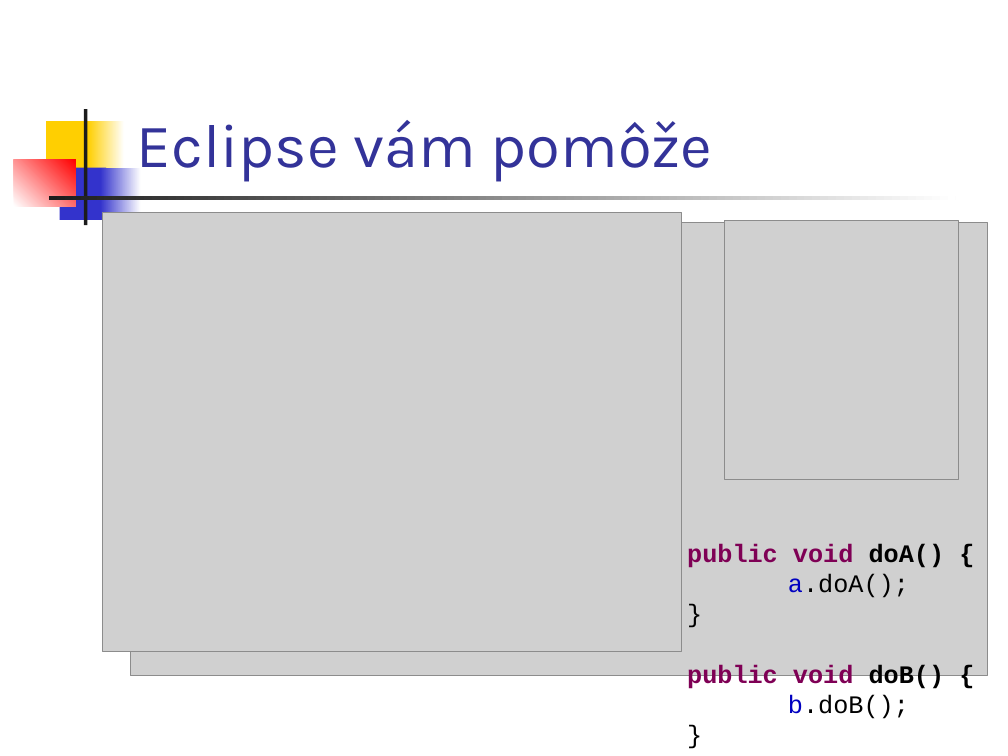
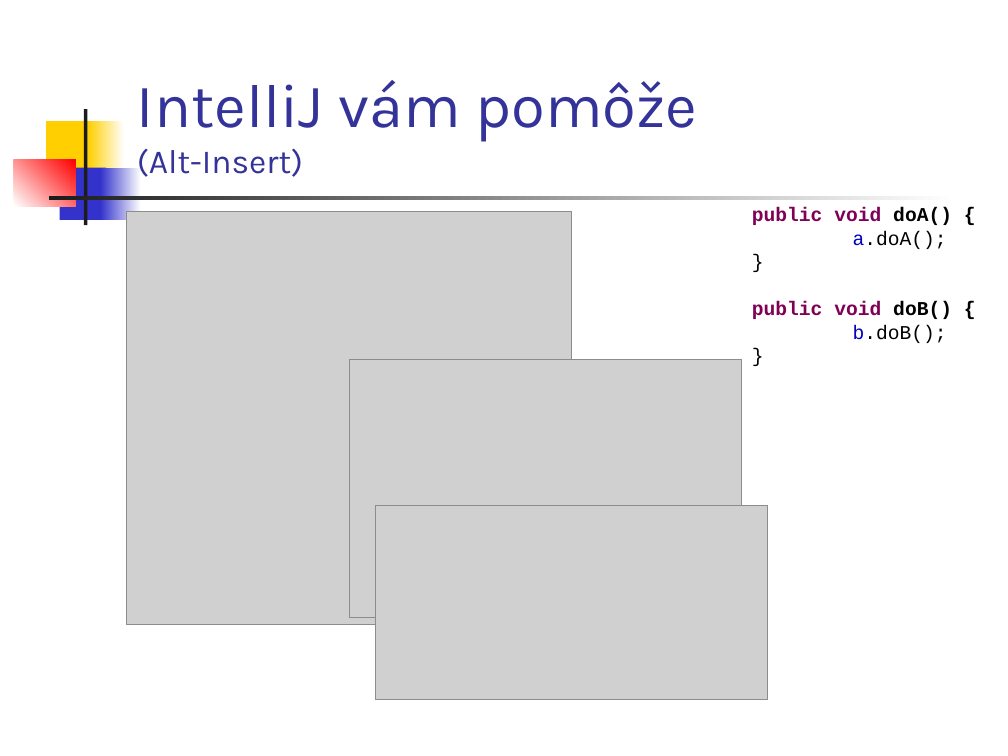
Before and after one commit to Programovanie4/Prednasky, a slide deck: slide 14 of 04/04_java.ppt (slide 13 before the commit). Drawn at 1008x756 pixels with LibreOffice and Linux fonts; fonts in the diff are those of the drawing; grey boxes stand for pictures. Boxes give left, top, right and bottom in pixels: in the first picture for what was removed or moved away, otherwise in the second. Text is boxed around its words. In the diff, an @@ line names an element or a change of style, - is before the commit and + after.

```diff
--- a/04/04_java.ppt
+++ b/04/04_java.ppt
@@ title at box(137, 80, 698, 177): text changed @@
-Eclipse vám pomôže
+IntelliJ vám pomôže
+(Alt-Insert)
@@ text "public void doA() {": place and size @@
-text "public void doA() {" at box(687, 543, 945, 719)
+text "public void doA() {" at box(752, 207, 952, 343)
@@ text "public void doA() {" at box(752, 207, 952, 343): size 18 to 14 pt @@
@@ picture: place and size @@
-picture at box(103, 213, 682, 651)
+picture at box(127, 212, 573, 625)
@@ picture removed at box(130, 223, 987, 676) @@
@@ picture: place and size @@
-picture at box(725, 221, 959, 480)
+picture at box(349, 359, 742, 617)
@@ picture added at box(376, 505, 768, 700) @@
```
Also in this commit, not shown: 13 other slides changed, 3 slides added, 2 other files.
